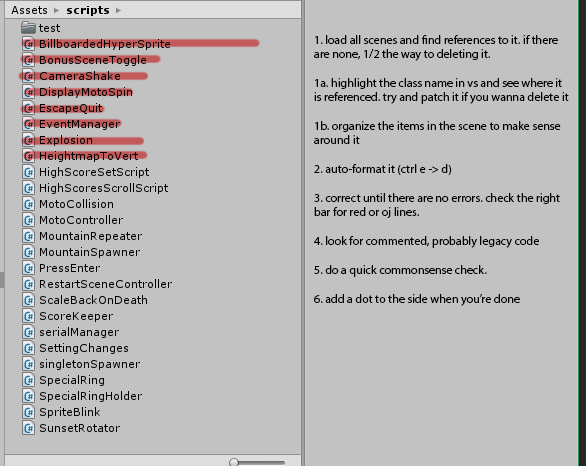
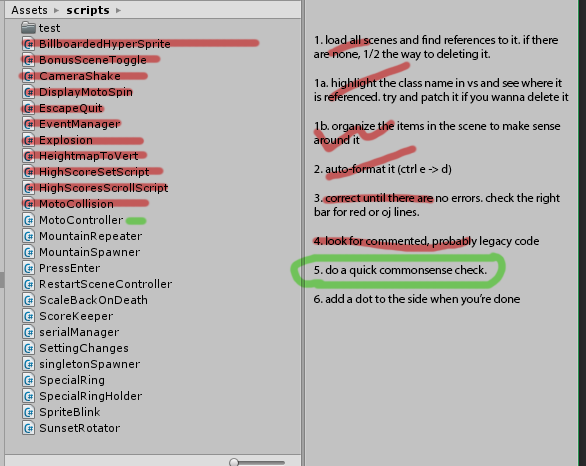
Layered file, before and after one edit (586 × 466). Changes by layer:
painted on "checks" over (20, 37, 507, 290)
